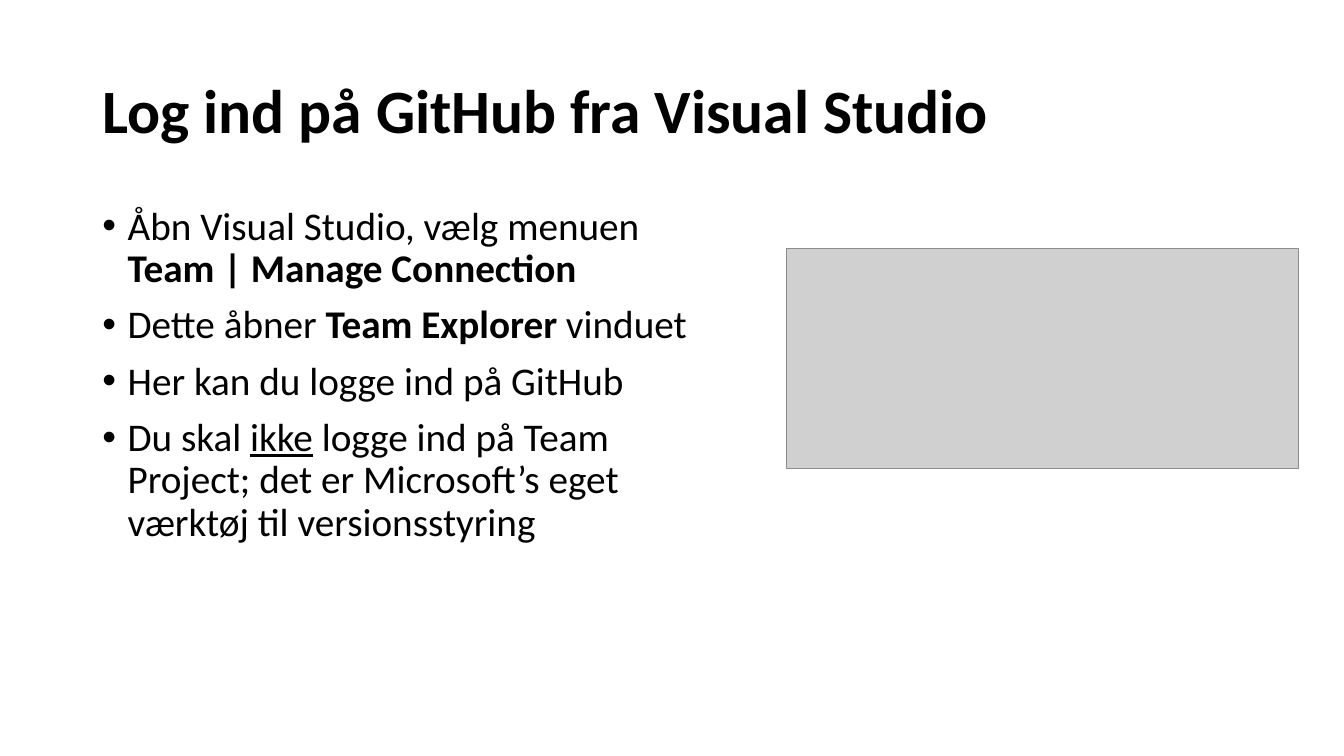
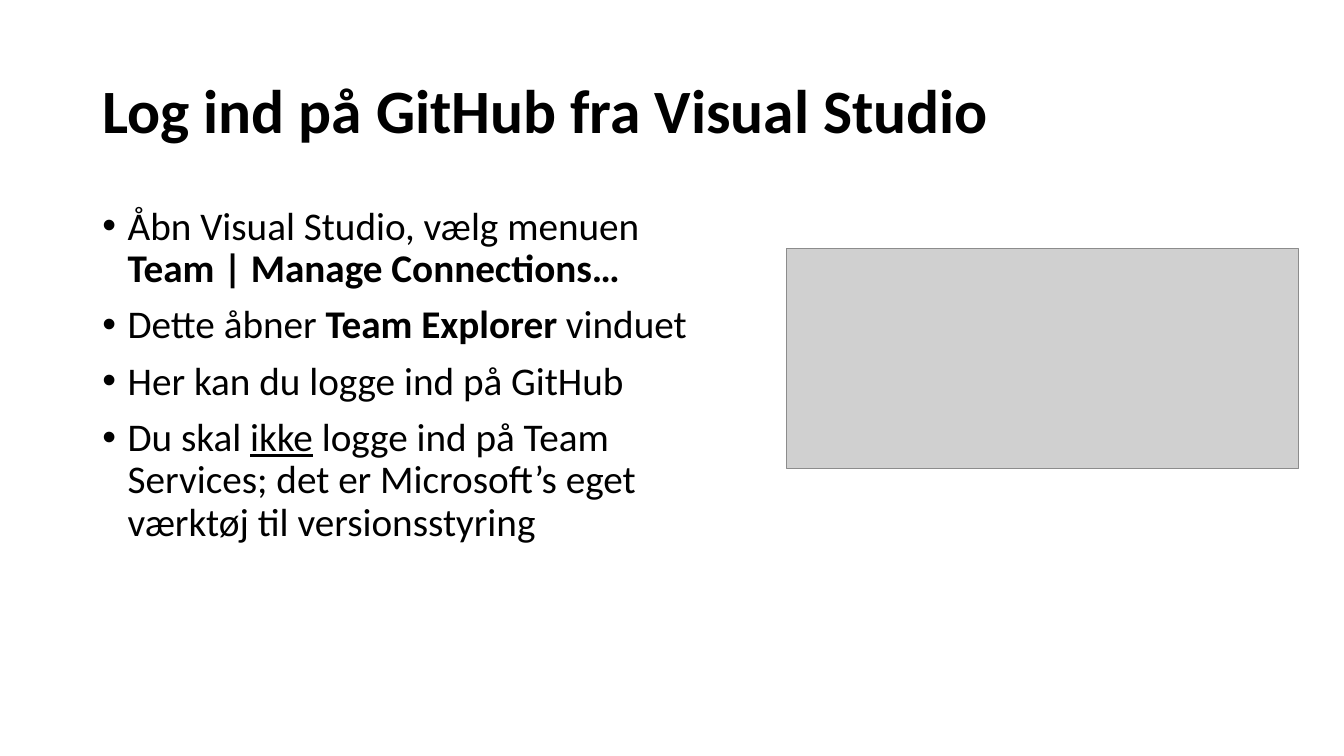
Before and after one commit to perl-easj/Teaching-materials, a slide deck: slide 5 of CSharpProgramming/Misc/GitHubOgVisualStudio.pptx. Drawn at 1344x756 pixels with LibreOffice and Linux fonts; fonts in the diff are those of the drawing; grey boxes stand for pictures. Boxes give left, top, right and bottom in pixels: in the first picture for what was removed or moved away, otherwise in the second. Text is boxed around its words. In the diff, an @@ line names an element or a change of style, - is before the commit and + after.

Commit message:
Minor updates to GitHubOgVisualStudio presentation
Also added some highlight indicators

```diff
--- a/CSharpProgramming/Misc/GitHubOgVisualStudio.pptx
+++ b/CSharpProgramming/Misc/GitHubOgVisualStudio.pptx
@@ text at (x1=128, y1=207, x2=639, y2=289): text changed @@
-• Åbn Visual Studio, vælg menuen Team | Manage Connection
+• Åbn Visual Studio, vælg menuen Team | Manage Connections…
@@ text at (x1=128, y1=423, x2=636, y2=543): text changed @@
-• Du skal ikke logge ind på Team Project; det er Microsoft’s eget værktøj til versionsstyring
+• Du skal ikke logge ind på Team Services; det er Microsoft’s eget værktøj til versionsstyring
```
Also in this commit, not shown: 17 other slides changed.
